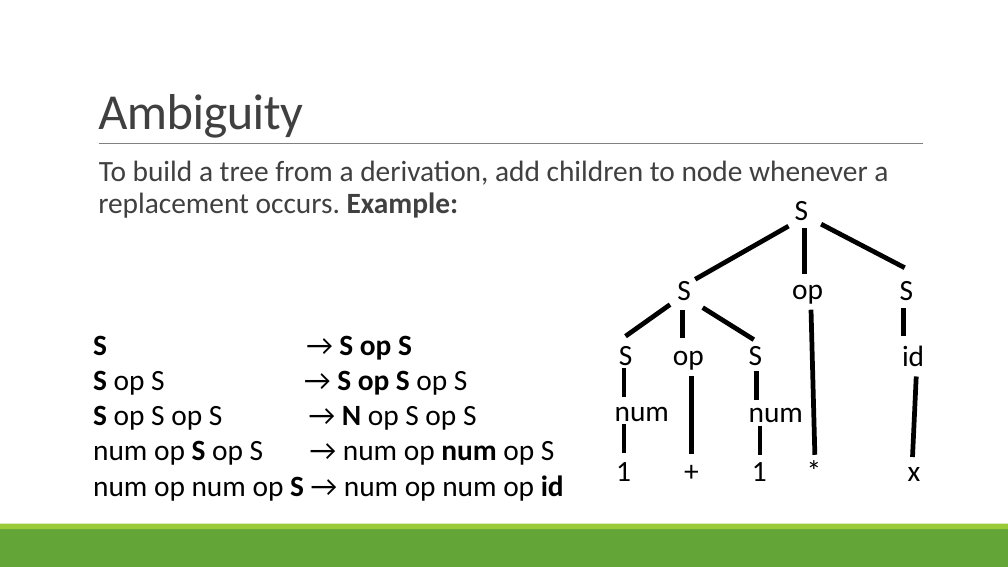
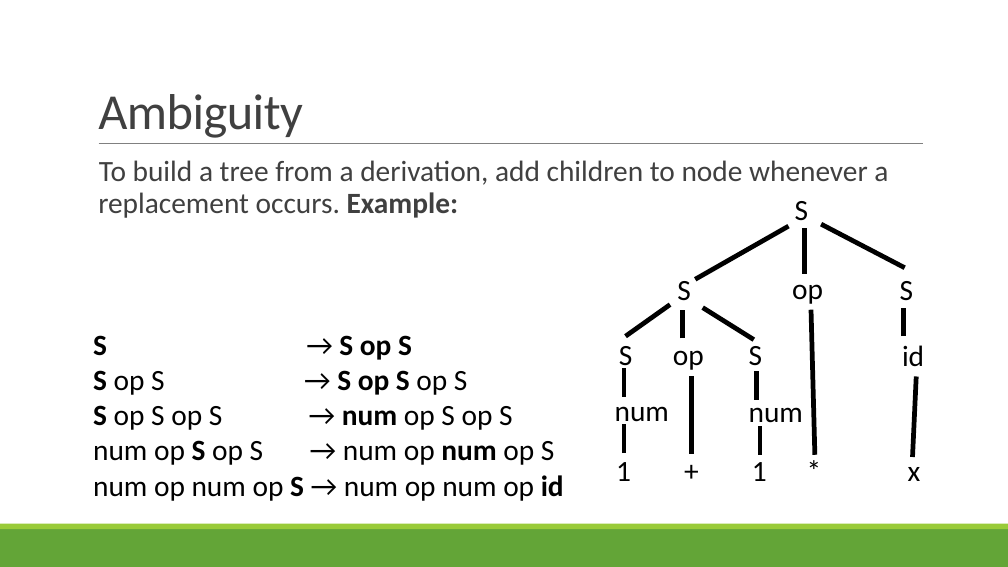
Before and after one commit to rbohrer/pl-course, a slide deck: slide 56 of LectureSlides/03Parsing.pptx. Drawn at 1008x567 pixels with LibreOffice and Linux fonts; fonts in the diff are those of the drawing. Boxes give left, top, right and bottom in pixels: in the first picture for what was removed or moved away, otherwise in the second. Text is boxed around its words. In the diff, an @@ line names an element or a change of style, - is before the commit and + after.

```diff
--- a/LectureSlides/03Parsing.pptx
+++ b/LectureSlides/03Parsing.pptx
@@ text at box(93, 335, 564, 501): text changed @@
-S → S op S
-S op S → S op S op S
-S op S op S → N op S op S
-num op S op S → num op num op S
-num op num op S → num op num op id
+S → S op S
+S op S → S op S op S
+S op S op S → num op S op S
+num op S op S → num op num op S
+num op num op S → num op num op id
```
